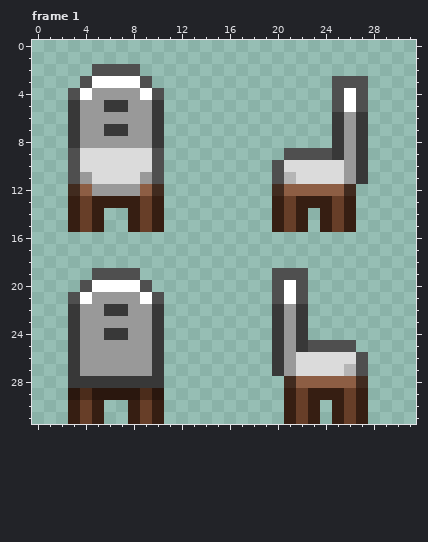
Two versions of one pixel-art file, Assets/Pixelart/Dining Room/chair.aseprite. The first picture shows the starting point.
32x32 pixels, 2 frames. Shown: frame 1.
Now the later version:
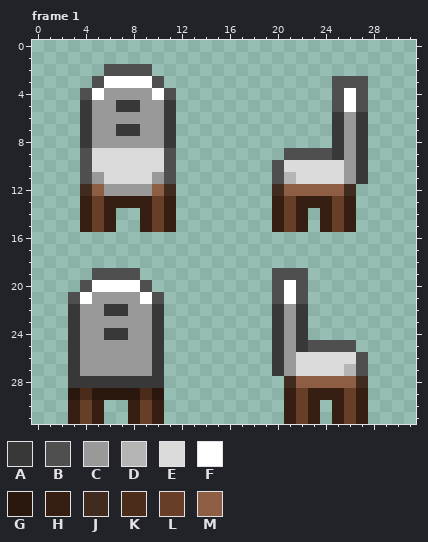
Palette (. is transparent): A #383838  B #4f4f4f  C #999999  D #b5b5b5  E #dbdbdb  F #ffffff  G #2a170e  H #361e12  J #412b1f  K #4b2c1b  L #673e28  M #8d5e44
Change:
Frame 1:
There is now colour A in rows 5 to 8 at x 11.
The edit turns colour C into colour A in row 5 at x 4 and 8; in row 6 at x 4; in row 7 at x 4 and 8; in row 8 at x 4.
There is now colour B in row 2 at x 9; in row 3 at x 10; in row 4 at x 11; in rows 9 to 11 at x 11.
The edit turns colour C into colour B in row 11 at x 4.
The edit turns colour E into colour B in rows 9 to 10 at x 4.
The edit turns colour F into colour B in row 3 at x 5; in row 4 at x 4.
The edit turns colour A into colour C in row 5 at x 6 and 10; in row 6 at x 10; in row 7 at x 6 and 10; in row 8 at x 10.
The edit turns colour B into colour C in row 11 at x 10.
The edit turns colour E into colour C in row 11 at x 5.
The edit turns colour F into colour C in row 4 at x 9.
The edit turns colour M into colour C in row 12 at x 9.
The edit turns colour B into colour E in rows 9 to 10 at x 10.
The edit turns colour C into colour E in row 11 at x 9.
The edit turns colour B into colour F in row 3 at x 9; in row 4 at x 10.
The edit turns colour C into colour F in row 4 at x 5.
There is now colour H in row 13 at x 11; in rows 14 to 15 at x 6 and 11.
The edit turns colour L into colour H in rows 13 to 15 at x 4 and 9.
There is now colour J in row 12 at x 11.
The edit turns colour M into colour J in row 12 at x 4.
The edit turns colour H into colour L in rows 13 to 15 at x 5 and 10.
The edit turns colour C into colour M in row 12 at x 5.
The edit turns colour J into colour M in row 12 at x 10.
The author cleared colour A in rows 5 to 8 at x 3.
The author cleared colour B in row 2 at x 5; in row 3 at x 4; in row 4 at x 3; in rows 9 to 11 at x 3.
The author cleared colour H in row 13 at x 3; in rows 14 to 15 at x 3 and 8.
The author cleared colour J in row 12 at x 3.
